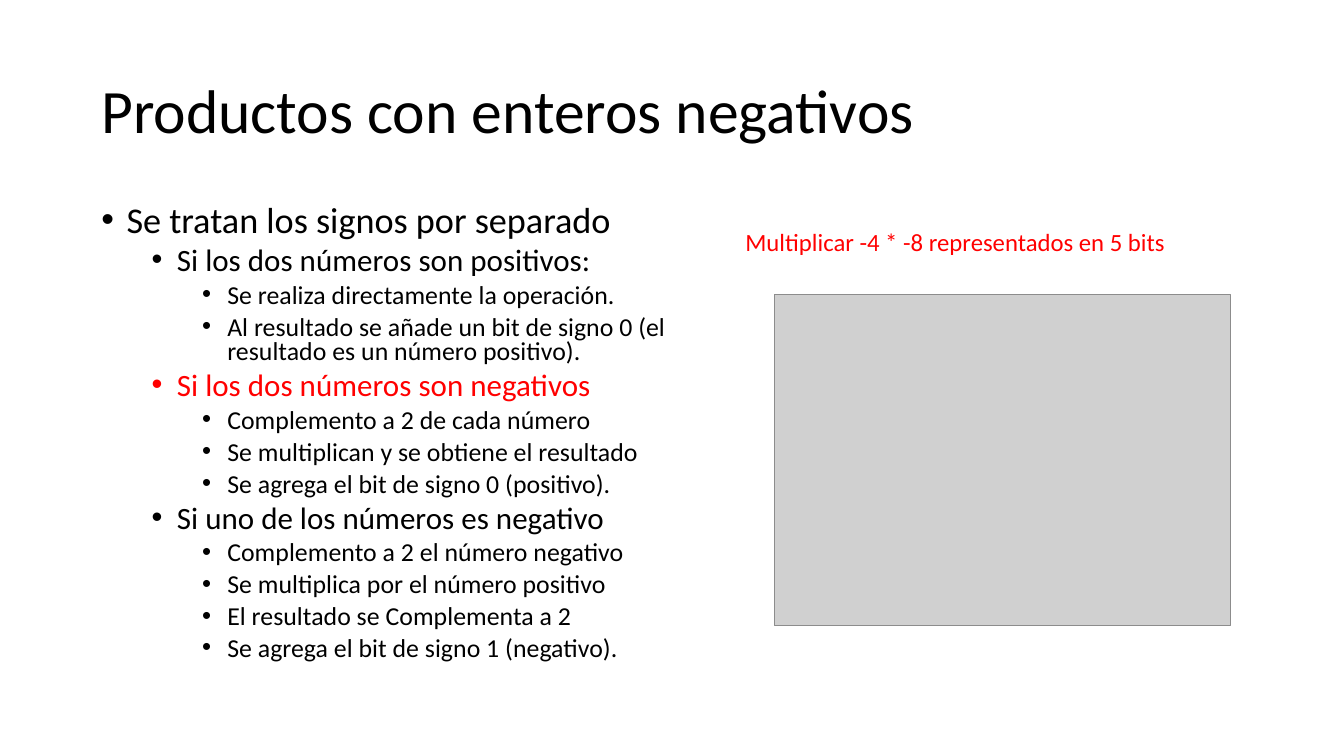
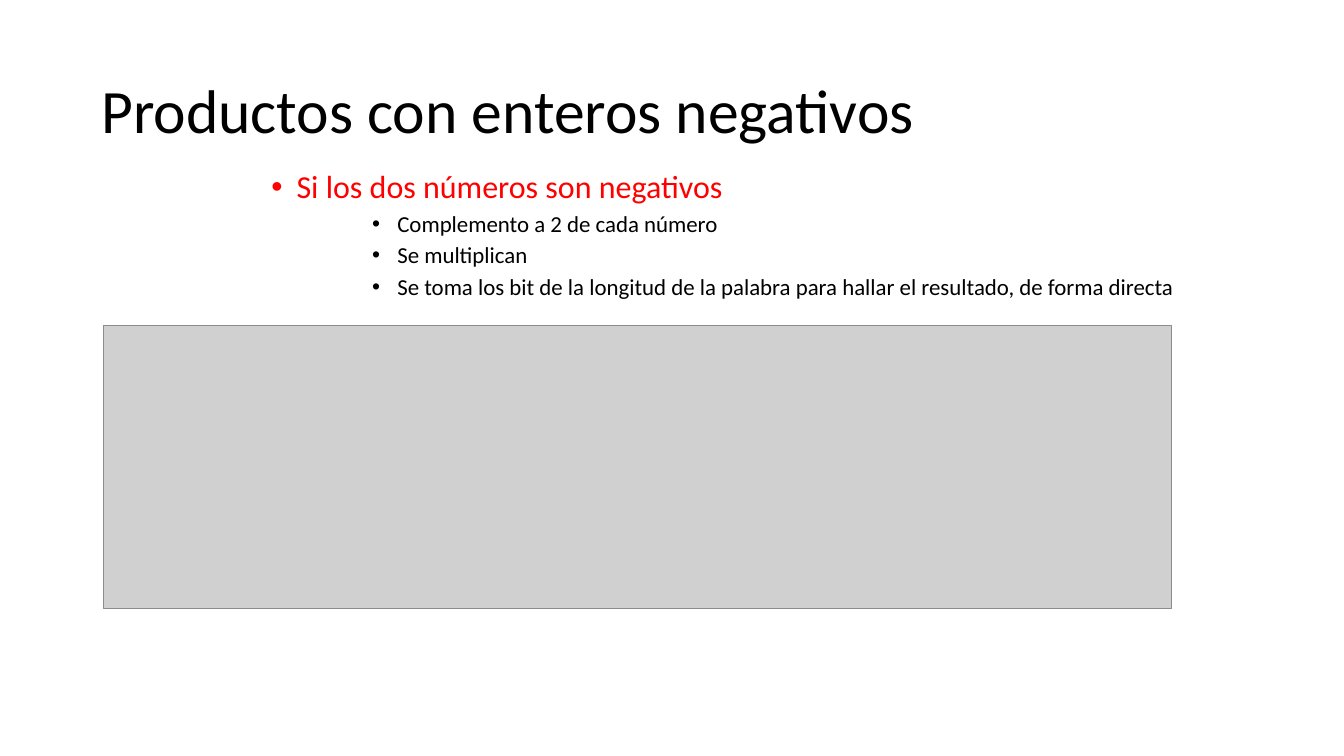
Before and after one commit to CesarLopez-Profe/Fundamentos_Programacion, a slide deck: slide 12 of Slides/3_Aritmetica_del_computador.pptx. Drawn at 1344x756 pixels with LibreOffice and Linux fonts; fonts in the diff are those of the drawing; grey boxes stand for pictures; background and template pictures are left out. Boxes give left, top, right and bottom in pixels: in the first picture for what was removed or moved away, otherwise in the second. Text is boxed around its words. In the diff, an @@ line names an element or a change of style, - is before the commit and + after.

```diff
--- a/Slides/3_Aritmetica_del_computador.pptx
+++ b/Slides/3_Aritmetica_del_computador.pptx
@@ text "Si los dos números son ...": place and size @@
-text "Si los dos números son ..." at (127,208,665,662)
+text "Si los dos números son ..." at (297,175,1173,299)
@@ text at (297,175,723,236): size 25.2 to 25.9 pt in "Si los dos números son negativos"; size 21 to 18.5 pt in "Complemento a 2 de cada número"; list level 2 to 1 in "Si los dos números son ..."; line spacing 0.8 to 0.9 @@
@@ text at (127,208,665,364): paragraphs removed @@
-• Se tratan los signos por separado
-  • Si los dos números son positivos:
-    • Se realiza directamente la operación.
-    • Al resultado se añade un bit de signo 0 (el resultado es un número positivo).
@@ text removed at (745,233,1165,255) @@
-Multiplicar -4 * -8 representados en 5 bits
@@ text at (397,247,1173,299): text changed; size 21 to 18.5 pt @@
-    • Se multiplican y se obtiene el resultado
-    • Se agrega el bit de signo 0 (positivo).
-  • Si uno de los números es negativo
-    • Complemento a 2 el número negativo
-    • Se multiplica por el número positivo
-    • El resultado se Complementa a 2
-    • Se agrega el bit de signo 1 (negativo).
+    • Se multiplican
+    • Se toma los bit de la longitud de la palabra para hallar el resultado, de forma directa
@@ picture removed at (775,294,1230,626) @@
@@ picture added at (103,326,1171,608) @@
```
Also in this commit, not shown: 1 other slide changed, 3 slides added, 1 other file.
